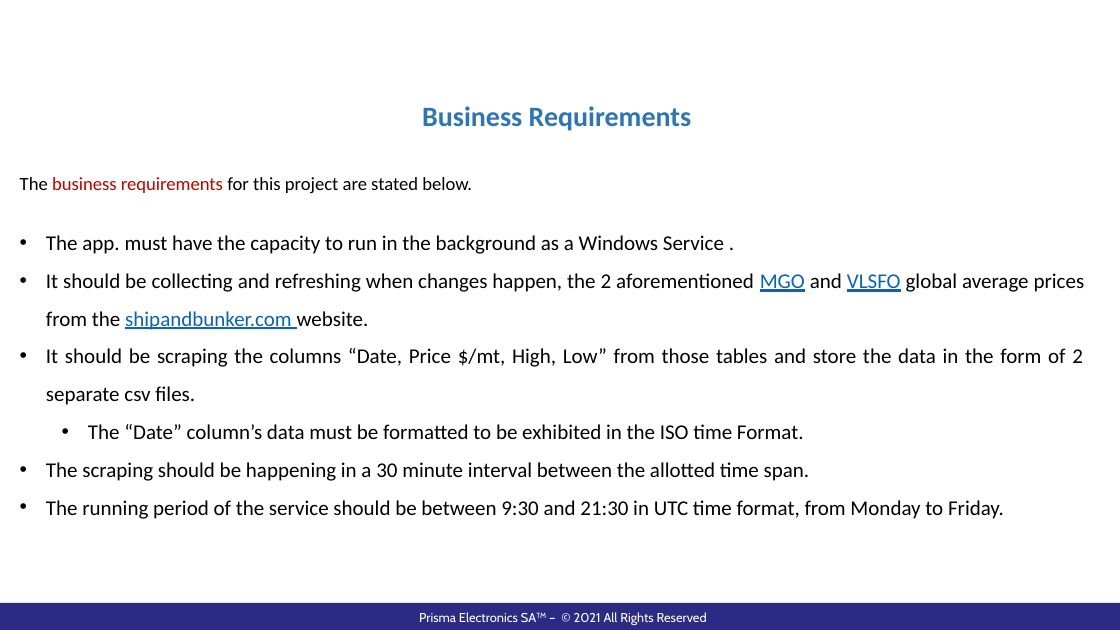
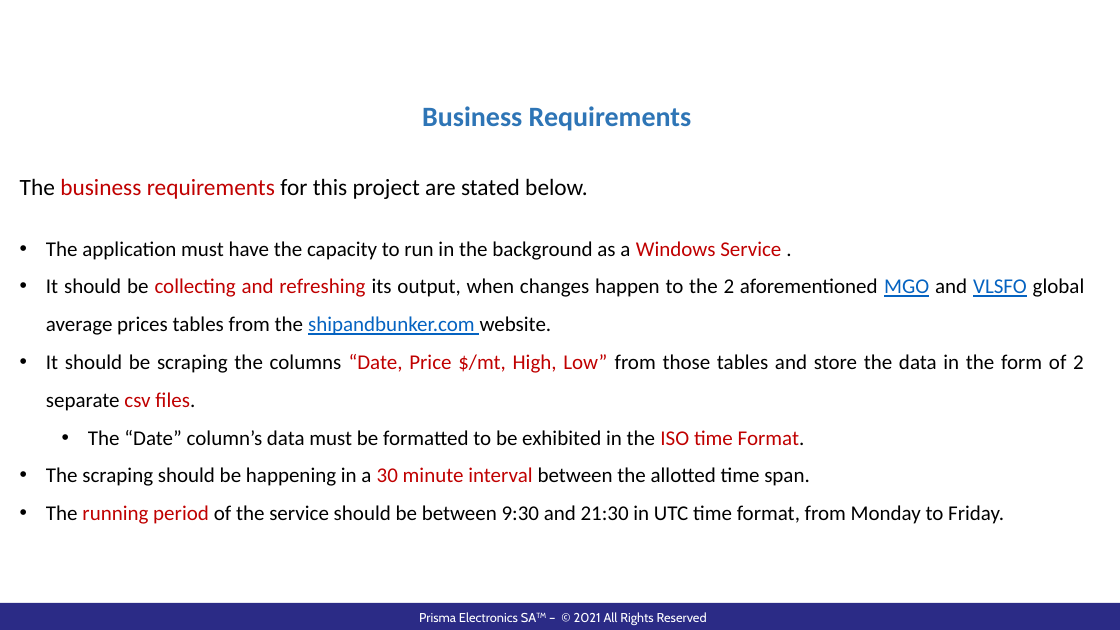
Before and after one commit to pazo0z0o/WorkRelatedLearning, a slide deck: slide 8 of ShipBunkerWindowsService/Documentation/WebScraperPresentation.pptx. Drawn at 1120x630 pixels with LibreOffice and Linux fonts; fonts in the diff are those of the drawing; background and template pictures are left out. Boxes give left, top, right and bottom in pixels: in the first picture for what was removed or moved away, otherwise in the second. Text is boxed around its words. In the diff, an @@ line names an element or a change of style, - is before the commit and + after.

```diff
--- a/ShipBunkerWindowsService/Documentation/WebScraperPresentation.pptx
+++ b/ShipBunkerWindowsService/Documentation/WebScraperPresentation.pptx
@@ text at (x1=20, y1=178, x2=1084, y2=524): size 16 to 20 pt in "The business requirements for this project are ..."; text colour #000000 to #C00000 in "“Date, Price $/mt, High, Low” csv files.", "ISO time Format.", "30 minute interval", "running period" @@
@@ text at (x1=46, y1=241, x2=1085, y2=335): text changed @@
-• The app. must have the capacity to run in the background as a Windows Service .
-• It should be collecting and refreshing when changes happen, the 2 aforementioned MGO and VLSFO global average prices from the shipandbunker.com website.
+• The application must have the capacity to run in the background as a Windows Service .
+• It should be collecting and refreshing its output, when changes happen to the 2 aforementioned MGO and VLSFO global average prices tables from the shipandbunker.com website.
```
Also in this commit, not shown: 8 other slides changed, 2 other files.
